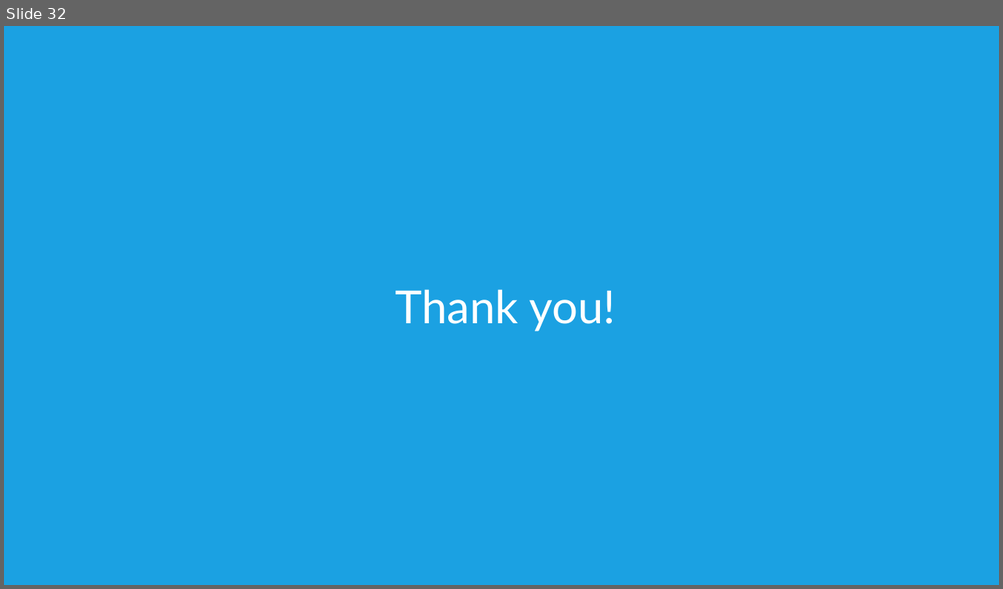
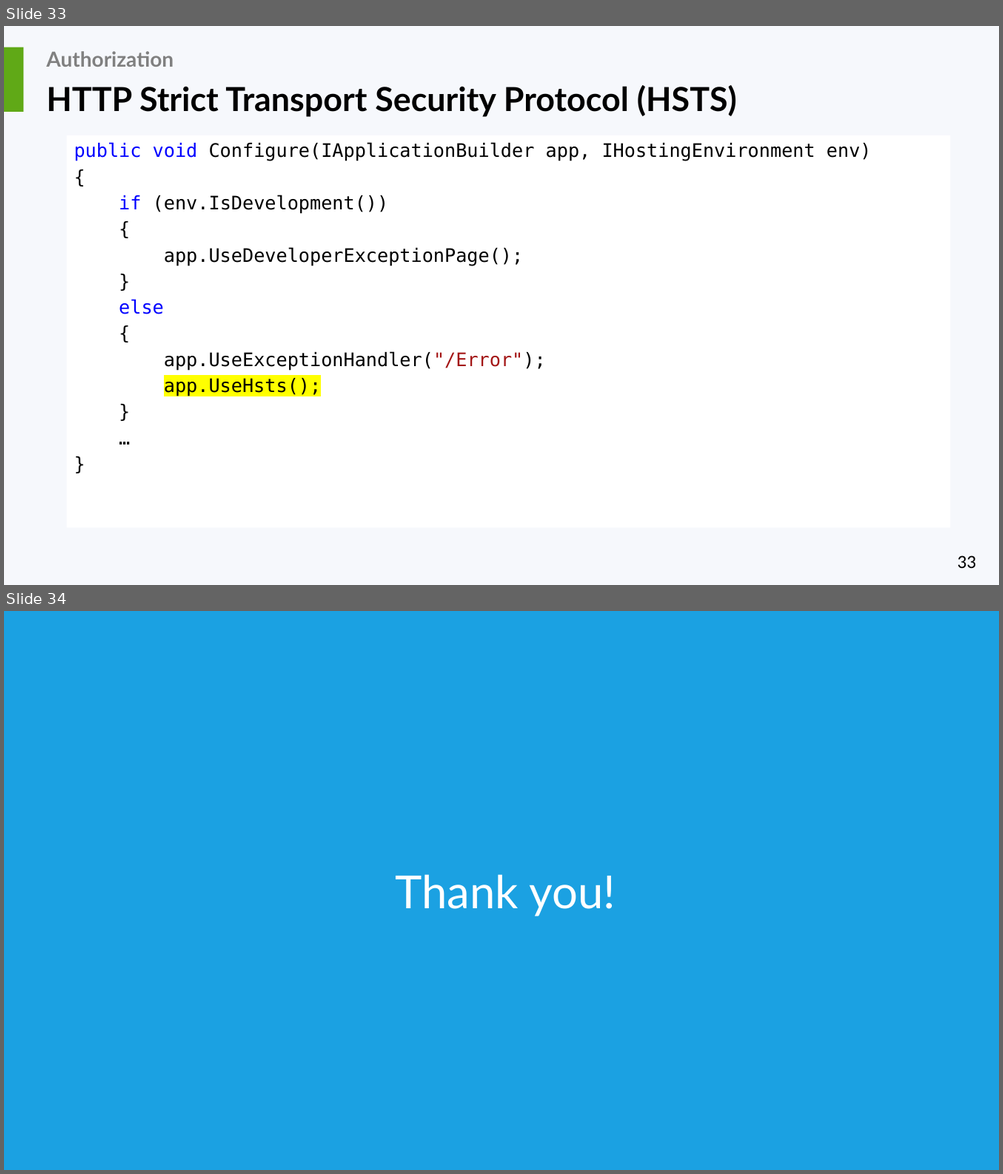
Before and after one commit to liviucotfas/ase-web-and-cloud-applications-security, a slide deck: Presentation ASPNET MVC Core - Part II.pptx. Shown one above the other, each under a label of ours: slide 32 before the commit, slides 33 and 34 after it. The pictures are 1003x589 and 1003x1174 pixels, drawn with LibreOffice and Linux fonts; fonts in the diff are those of the drawing. Boxes give left, top, right and bottom in pixels: in the first picture for what was removed or moved away, otherwise in the second. Text is boxed around its words. In the diff, an @@ line names an element or a change of style, - is before the commit and + after.

```diff
--- a/Presentation ASPNET MVC Core - Part II.pptx
+++ b/Presentation ASPNET MVC Core - Part II.pptx
@@ slide 33 added at (x1=4, y1=26, x2=999, y2=585), background #F6F8FC @@
@@ rectangle added at (x1=4, y1=47, x2=23, y2=113), fill #60A917 @@
@@ title added at (x1=46, y1=51, x2=173, y2=67), 20 pt, text #808080, bold @@
+Authorization
@@ text added at (x1=46, y1=85, x2=737, y2=117), 32 pt, text #000000, bold @@
+HTTP Strict Transport Security Protocol (HSTS)
@@ text added at (x1=67, y1=136, x2=950, y2=528), fill #FFFFFF, 18 pt, text #000000 @@
+public void Configure(IApplicationBuilder app, IHostingEnvironment env)
+{
+if (env.IsDevelopment())
+{
+app.UseDeveloperExceptionPage();
+}
+else
+{
+app.UseExceptionHandler("/Error");
+app.UseHsts();
+}
+…
+}
@@ page number added at (x1=957, y1=556, x2=976, y2=568), 18 pt, text #000000 @@
+33
@@ what was slide 32 is now slide 34 @@
```
Also in this commit, not shown: 1 slide changed, 1 other slide added.
